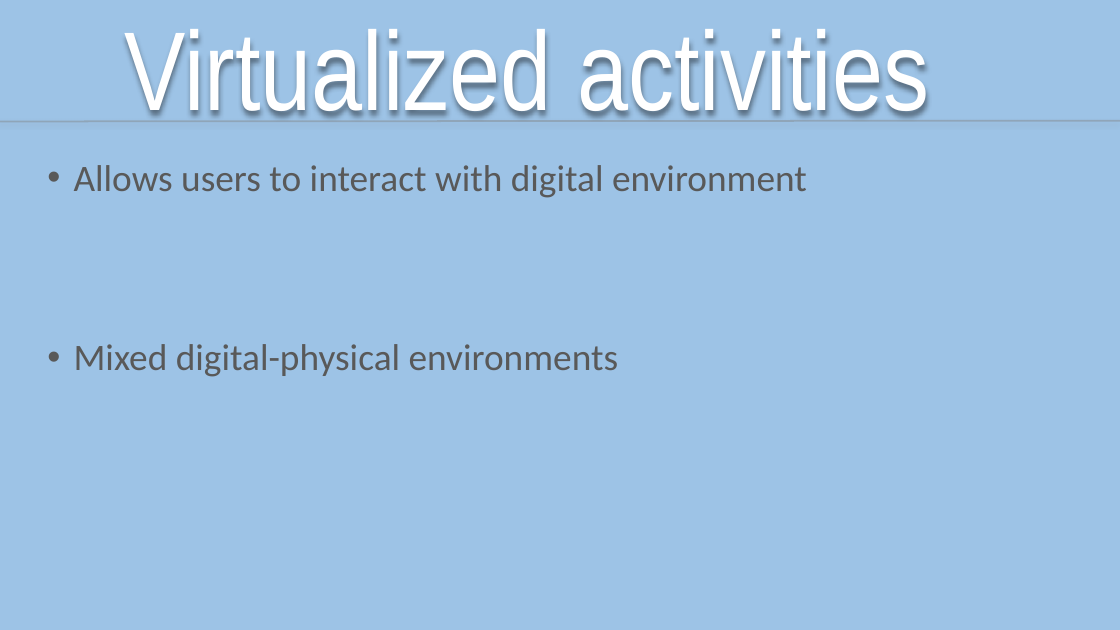
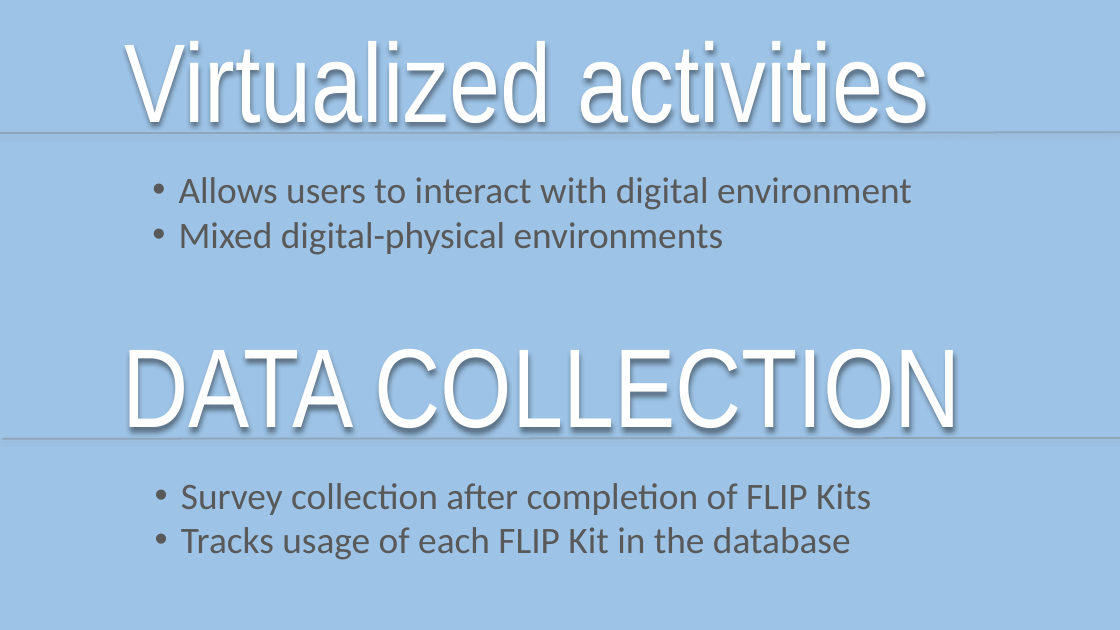
Before and after one commit to Houston2016/team-5, a slide deck: slide 4 of Presentation.pptx. Drawn at 1120x630 pixels with LibreOffice and Linux fonts; fonts in the diff are those of the drawing. Boxes give left, top, right and bottom in pixels: in the first picture for what was removed or moved away, otherwise in the second. Text is boxed around its words. In the diff, an @@ line names an element or a change of style, - is before the commit and + after.

```diff
--- a/Presentation.pptx
+++ b/Presentation.pptx
@@ title "Virtualized activities" moved from (x1=125, y1=29, x2=929, y2=122) to (x1=125, y1=41, x2=929, y2=134) @@
@@ line moved from (0, 122) - (1120, 121) to (0, 133) - (1120, 133) @@
@@ text "Allows users to interact with ..." rewrapped from (x1=74, y1=165, x2=807, y2=377) to (x1=179, y1=177, x2=912, y2=255) @@
@@ text added at (x1=123, y1=349, x2=961, y2=439), 96 pt, text #FFFFFF @@
+DATA COLLECTION
@@ line added from (3, 439) to (1120, 438), #808080 1.5 pt @@
@@ text added at (x1=181, y1=483, x2=871, y2=560), 32 pt, text #595959 @@
+• Survey collection after completion of FLIP Kits
+• Tracks usage of each FLIP Kit in the database
```
Also in this commit, not shown: 1 other slide changed, 2 slides removed, 1 other file.
